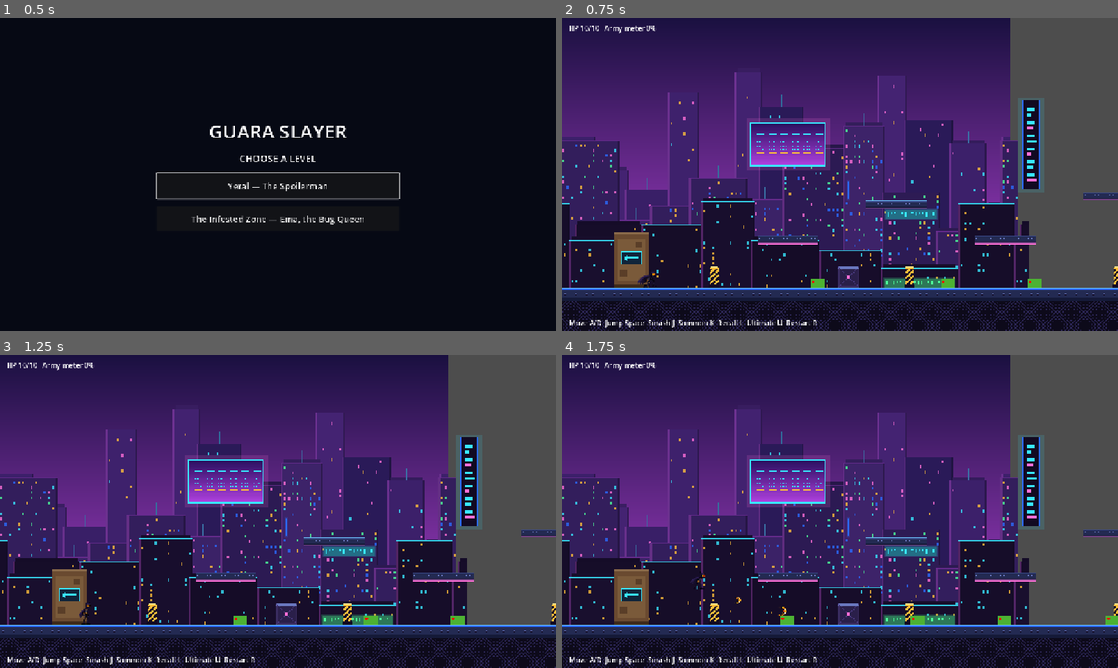
Above: before the commit, frames 1-4 (two rows, left to right).
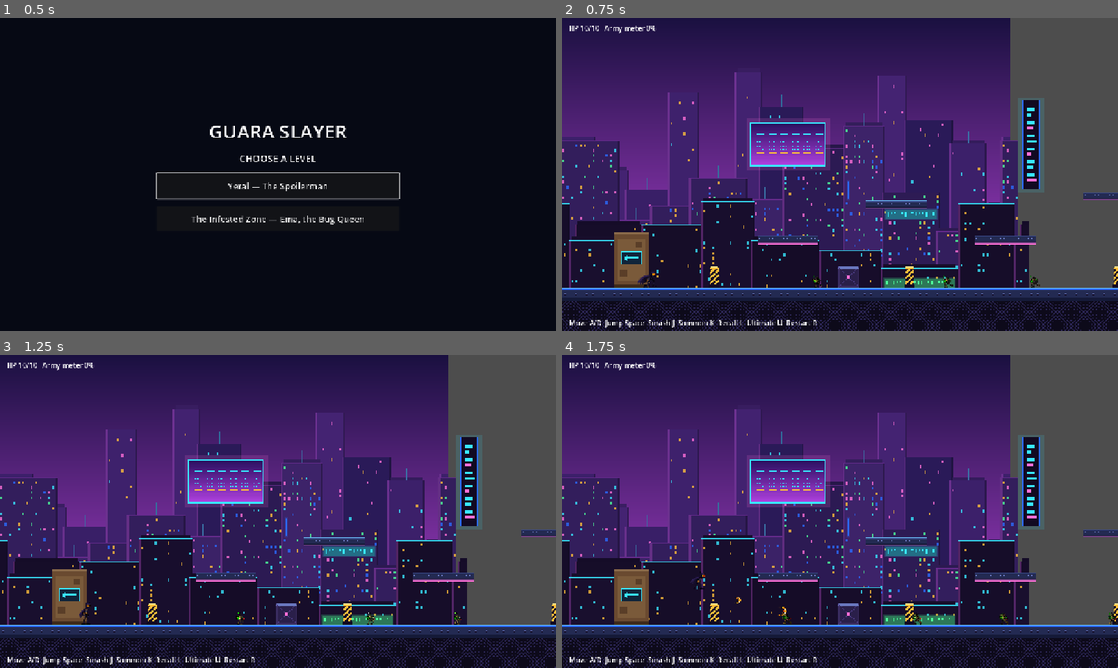
Above: after the commit, the same moments.

Repository: Ragnorus/GuaraGameJam2026
Game: Godot game, scene res://scenes/level_select.tscn
The game is run twice, just before and just after one commit, with the same random seed, the same clock (stepped at 60 frames per second) and the same inputs.
Inputs (mouse positions are in pixels of both pictures, inside the frame that each line leads up to):
- Up to frame 1 (0.5 s): no input
- Up to frame 2 (0.75 s): click "Yeral — The Spoilerman" at 0.5 s
- Up to frame 3 (1.25 s): no input
- Up to frame 4 (1.75 s): move the mouse to (962, 495) at 1.27 s; hold D (move_right) from 1.28 s (still down); hold J (shoot) from 1.28 s (still down); tap L (recall) at 1.35 s; click (962, 495) at 1.42 s; tap Space (jump) at 1.52 s

Frame 1 is identical in both runs. In frame 2, 0.2% of the frame differs, in the area x 44-87%, y 82-87%; in frame 3, 0.2%; in frame 4, 0.3%, in the area x 39-100%, y 82-87%.

Commit message:
chore: yeral minion
minion de yeral

Diff:
--- /dev/null
+++ b/assets/robot_frames.tres
@@ -0,0 +1,215 @@
+[gd_resource type="SpriteFrames" load_steps=29 format=3 uid="uid://dqnj37tikb8oh"]
+
+[ext_resource type="Texture2D" uid="uid://c45bxxw6qopje" path="res://assets/robot_atlas.png" id="1"]
+
+[sub_resource type="AtlasTexture" id="AtlasTexture_death_0"]
+atlas = ExtResource("1")
+region = Rect2(768, 512, 256, 256)
+
+[sub_resource type="AtlasTexture" id="AtlasTexture_death_1"]
+atlas = ExtResource("1")
+region = Rect2(1024, 512, 256, 256)
+
+[sub_resource type="AtlasTexture" id="AtlasTexture_death_2"]
+atlas = ExtResource("1")
+region = Rect2(1280, 512, 256, 256)
+
+[sub_resource type="AtlasTexture" id="AtlasTexture_death_3"]
+atlas = ExtResource("1")
+region = Rect2(1536, 512, 256, 256)
+
+[sub_resource type="AtlasTexture" id="AtlasTexture_death_4"]
+atlas = ExtResource("1")
+region = Rect2(1792, 512, 256, 256)
+
+[sub_resource type="AtlasTexture" id="AtlasTexture_death_5"]
+atlas = ExtResource("1")
+region = Rect2(0, 768, 256, 256)
+
+[sub_resource type="AtlasTexture" id="AtlasTexture_death_6"]
+atlas = ExtResource("1")
+region = Rect2(256, 768, 256, 256)
+
+[sub_resource type="AtlasTexture" id="AtlasTexture_death_7"]
+atlas = ExtResource("1")
+region = Rect2(512, 768, 256, 256)
+
+[sub_resource type="AtlasTexture" id="AtlasTexture_hurt_0"]
+atlas = ExtResource("1")
+region = Rect2(0, 512, 256, 256)
+
+[sub_resource type="AtlasTexture" id="AtlasTexture_hurt_1"]
+atlas = ExtResource("1")
+region = Rect2(256, 512, 256, 256)
+
+[sub_resource type="AtlasTexture" id="AtlasTexture_hurt_2"]
+atlas = ExtResource("1")
+region = Rect2(512, 512, 256, 256)
+
+[sub_resource type="AtlasTexture" id="AtlasTexture_idle_0"]
+atlas = ExtResource("1")
+region = Rect2(0, 0, 256, 256)
+
+[sub_resource type="AtlasTexture" id="AtlasTexture_idle_1"]
+atlas = ExtResource("1")
+region = Rect2(256, 0, 256, 256)
+
+[sub_resource type="AtlasTexture" id="AtlasTexture_idle_2"]
+atlas = ExtResource("1")
+region = Rect2(512, 0, 256, 256)
+
+[sub_resource type="AtlasTexture" id="AtlasTexture_idle_3"]
+atlas = ExtResource("1")
+region = Rect2(768, 0, 256, 256)
+
+[sub_resource type="AtlasTexture" id="AtlasTexture_idle_4"]
+atlas = ExtResource("1")
+region = Rect2(1024, 0, 256, 256)
+
+[sub_resource type="AtlasTexture" id="AtlasTexture_idle_5"]
+atlas = ExtResource("1")
+region = Rect2(1280, 0, 256, 256)
+
+[sub_resource type="AtlasTexture" id="AtlasTexture_idle_6"]
+atlas = ExtResource("1")
+region = Rect2(1536, 0, 256, 256)
+
+[sub_resource type="AtlasTexture" id="AtlasTexture_walk_0"]
+atlas = ExtResource("1")
+region = Rect2(1792, 0, 256, 256)
+
+[sub_resource type="AtlasTexture" id="AtlasTexture_walk_1"]
+atlas = ExtResource("1")
+region = Rect2(0, 256, 256, 256)
+
+[sub_resource type="AtlasTexture" id="AtlasTexture_walk_2"]
+atlas = ExtResource("1")
+region = Rect2(256, 256, 256, 256)
+
+[sub_resource type="AtlasTexture" id="AtlasTexture_walk_3"]
+atlas = ExtResource("1")
+region = Rect2(512, 256, 256, 256)
+
+[sub_resource type="AtlasTexture" id="AtlasTexture_walk_4"]
+atlas = ExtResource("1")
+region = Rect2(768, 256, 256, 256)
+
+[sub_resource type="AtlasTexture" id="AtlasTexture_walk_5"]
+atlas = ExtResource("1")
+region = Rect2(1024, 256, 256, 256)
+
+[sub_resource type="AtlasTexture" id="AtlasTexture_walk_6"]
+atlas = ExtResource("1")
+region = Rect2(1280, 256, 256, 256)
+
+[sub_resource type="AtlasTexture" id="AtlasTexture_walk_7"]
+atlas = ExtResource("1")
+region = Rect2(1536, 256, 256, 256)
+
+[sub_resource type="AtlasTexture" id="AtlasTexture_walk_8"]
+atlas = ExtResource("1")
+region = Rect2(1792, 256, 256, 256)
+
+[resource]
+animations = [{
+"frames": [{
+"duration": 1.0,
+"texture": SubResource("AtlasTexture_death_0")
+}, {
+"duration": 1.0,
+"texture": SubResource("AtlasTexture_death_1")
+}, {
+"duration": 1.0,
+"texture": SubResource("AtlasTexture_death_2")
+}, {
+"duration": 1.0,
+"texture": SubResource("AtlasTexture_death_3")
+}, {
+"duration": 1.0,
+"texture": SubResource("AtlasTexture_death_4")
+}, {
+"duration": 1.0,
+"texture": SubResource("AtlasTexture_death_5")
+}, {
+"duration": 1.0,
+"texture": SubResource("AtlasTexture_death_6")
+}, {
+"duration": 1.0,
+"texture": SubResource("AtlasTexture_death_7")
+}],
+"loop": false,
+"name": &"death",
+"speed": 12.0
+}, {
+"frames": [{
+"duration": 1.0,
+"texture": SubResource("AtlasTexture_hurt_0")
+}, {
+"duration": 1.0,
+"texture": SubResource("AtlasTexture_hurt_1")
+}, {
+"duration": 1.0,
+"texture": SubResource("AtlasTexture_hurt_2")
+}],
+"loop": false,
+"name": &"hurt",
+"speed": 15.0
+}, {
+"frames": [{
+"duration": 1.0,
+"texture": SubResource("AtlasTexture_idle_0")
+}, {
+"duration": 1.0,
+"texture": SubResource("AtlasTexture_idle_1")
+}, {
+"duration": 1.0,
+"texture": SubResource("AtlasTexture_idle_2")
+}, {
+"duration": 1.0,
+"texture": SubResource("AtlasTexture_idle_3")
+}, {
+"duration": 1.0,
+"texture": SubResource("AtlasTexture_idle_4")
+}, {
+"duration": 1.0,
+"texture": SubResource("AtlasTexture_idle_5")
+}, {
+"duration": 1.0,
+"texture": SubResource("AtlasTexture_idle_6")
+}],
+"loop": true,
+"name": &"idle",
+"speed": 6.0
+}, {
+"frames": [{
+"duration": 1.0,
+"texture": SubResource("AtlasTexture_walk_0")
+}, {
+"duration": 1.0,
+"texture": SubResource("AtlasTexture_walk_1")
+}, {
+"duration": 1.0,
+"texture": SubResource("AtlasTexture_walk_2")
+}, {
+"duration": 1.0,
+"texture": SubResource("AtlasTexture_walk_3")
+}, {
+"duration": 1.0,
+"texture": SubResource("AtlasTexture_walk_4")
+}, {
+"duration": 1.0,
+"texture": SubResource("AtlasTexture_walk_5")
+}, {
+"duration": 1.0,
+"texture": SubResource("AtlasTexture_walk_6")
+}, {
+"duration": 1.0,
+"texture": SubResource("AtlasTexture_walk_7")
+}, {
+"duration": 1.0,
+"texture": SubResource("AtlasTexture_walk_8")
+}],
+"loop": true,
+"name": &"walk",
+"speed": 12.0
+}]
--- a/scripts/main.gd
+++ b/scripts/main.gd
@@ -136,7 +136,7 @@
 	if ema_level:
 		bug_positions = [420.0, 660.0, 900.0, 1120.0, 1350.0, 1590.0, 1810.0, 1980.0]
 	for x in bug_positions:
-		var b := Bug.new()
+		var b: Bug = Bug.new() if ema_level else Robot.new()
 		b.position = Vector2(x, FLOOR_Y - 20)
 		b.target = player
 		add_child(b)
--- /dev/null
+++ b/scripts/robot.gd
@@ -0,0 +1,62 @@
+class_name Robot
+extends Bug
+
+const ROBOT_FRAMES := preload("res://assets/robot_frames.tres")
+
+var sprite: AnimatedSprite2D
+var dying := false
+
+func _ready() -> void:
+	super._ready()
+	sprite = AnimatedSprite2D.new()
+	sprite.sprite_frames = ROBOT_FRAMES
+	sprite.texture_filter = CanvasItem.TEXTURE_FILTER_NEAREST
+	sprite.scale = Vector2(0.16, 0.16)
+	sprite.centered = false
+	sprite.offset = Vector2(-128, -240)
+	sprite.position.y = 10.0
+	add_child(sprite)
+	sprite.animation_finished.connect(_on_animation_finished)
+	sprite.play(&"idle")
+
+func _physics_process(delta: float) -> void:
+	if dying:
+		return
+	super._physics_process(delta)
+	_update_locomotion()
+
+func _update_locomotion() -> void:
+	var moving := absf(get_position_delta().x) > 0.001
+	if moving:
+		sprite.flip_h = get_position_delta().x < 0.0
+	if sprite.animation != &"hurt":
+		sprite.play(&"walk" if moving else &"idle")
+
+func take_damage(amount: int) -> void:
+	if dying:
+		return
+	health -= amount
+	if health <= 0:
+		dying = true
+		remove_from_group("enemies")
+		set_physics_process(false)
+		velocity = Vector2.ZERO
+		collision_layer = 0
+		collision_mask = 0
+		for child in get_children():
+			if child is CollisionShape2D:
+				child.set_deferred("disabled", true)
+		sprite.play(&"death")
+	else:
+		sprite.stop()
+		sprite.play(&"hurt")
+
+func _on_animation_finished() -> void:
+	if dying:
+		queue_free()
+	elif sprite.animation == &"hurt":
+		sprite.play(&"idle")
+		_update_locomotion()
+
+func _draw() -> void:
+	pass
--- /dev/null
+++ b/tests/robot_actions.gd
@@ -0,0 +1,106 @@
+extends SceneTree
+
+# Run: Godot --headless --path . --fixed-fps 60 --script res://tests/robot_actions.gd
+func _initialize() -> void:
+	_run.call_deferred()
+
+func _frames(count: int) -> void:
+	for i in range(count):
+		await physics_frame
+		await process_frame
+
+func _run() -> void:
+	var stage := preload("res://scenes/main.tscn").instantiate()
+	root.add_child(stage)
+	var player := stage.get("player") as Player
+	var robot: Robot
+	for enemy in get_nodes_in_group("enemies"):
+		assert(enemy is Robot, "Every first-stage hostile mob must use robot art")
+		if robot == null:
+			robot = enemy as Robot
+		else:
+			enemy.queue_free()
+	player.set_physics_process(false)
+	player.collision_layer = 0
+	player.collision_mask = 0
+	robot.position = Vector2(780, stage.FLOOR_Y - 10)
+	robot.origin_x = robot.position.x
+	player.position = robot.position + Vector2(180, 0)
+	await _frames(12)
+	assert(robot.get_position_delta().x > 0.0 and not robot.sprite.flip_h)
+	assert(robot.sprite.animation == &"walk")
+	player.position = robot.position - Vector2(180, 0)
+	await _frames(12)
+	assert(robot.get_position_delta().x < 0.0 and robot.sprite.flip_h)
+	assert(robot.sprite.animation == &"walk")
+	var shape := robot.get_child(0) as CollisionShape2D
+	assert((shape.shape as RectangleShape2D).size == Vector2(32, 20))
+
+	var wall := StaticBody2D.new()
+	var wall_shape := CollisionShape2D.new()
+	var rectangle := RectangleShape2D.new()
+	rectangle.size = Vector2(10, 100)
+	wall_shape.shape = rectangle
+	wall.add_child(wall_shape)
+	wall.position = robot.position + Vector2(21, 0)
+	stage.add_child(wall)
+	player.position = robot.position + Vector2(150, 0)
+	await _frames(8)
+	assert(robot.sprite.animation == &"idle", "A robot pushing into a wall must idle rather than walk in place")
+	wall.queue_free()
+	await _frames(1)
+
+	player.invuln = 0.0
+	var player_health := player.health
+	player.position = robot.position
+	await _frames(1)
+	assert(player.health == player_health - 1, "Robot must retain Bug contact damage")
+	player.position = robot.position - Vector2(100, 0)
+	player.facing = 1
+	Input.action_press(&"shoot")
+	player.set_physics_process(true)
+	await _frames(1)
+	Input.action_release(&"shoot")
+	player.set_physics_process(false)
+	for i in range(20):
+		if robot.health < 3:
+			break
+		await _frames(1)
+	assert(robot.health == 2 and robot.sprite.animation == &"hurt", "A real player projectile must damage the robot and start hurt")
+	await _frames(3)
+	assert(robot.sprite.animation == &"hurt", "Locomotion must not interrupt hurt")
+	await _frames(16)
+	assert(robot.sprite.animation == &"walk" or robot.sprite.animation == &"idle", "Hurt must return to locomotion")
+
+	player._spawn_minion()
+	var shadow := player.minions[0] as Minion
+	shadow.position = robot.position
+	await _frames(1)
+	assert(robot.health == 1, "Existing summoned shadows must damage robots")
+	shadow.set_physics_process(false)
+	player.position = robot.position
+	player.invuln = 0.0
+	player_health = player.health
+	robot.take_damage(1)
+	assert(robot.dying and robot.sprite.animation == &"death")
+	assert(not robot.is_in_group("enemies") and shadow._nearest_enemy() == null, "A corpse must immediately stop being targetable")
+	assert(robot.collision_layer == 0 and robot.collision_mask == 0 and not robot.is_physics_processing())
+	robot.take_damage(99)
+	assert(robot.health == 0 and robot.sprite.frame == 0, "Repeated damage must neither change health nor restart death")
+	await _frames(2)
+	assert(is_instance_valid(robot) and shape.disabled and player.health == player_health, "Death must remove collision and contact damage while retaining the art")
+	await _frames(12)
+	assert(is_instance_valid(robot) and robot.sprite.animation == &"death", "Death art must remain until its animation finishes")
+	await _frames(40)
+	assert(not is_instance_valid(robot), "Death animation completion must despawn the robot")
+	stage.queue_free()
+	await _frames(1)
+
+	var ema_stage := preload("res://scenes/ema_level.tscn").instantiate()
+	root.add_child(ema_stage)
+	for enemy in get_nodes_in_group("enemies"):
+		assert(enemy is Bug and not enemy is Robot, "Ema's existing bugs must remain unchanged")
+	ema_stage.queue_free()
+	await _frames(1)
+	print("PASS: first-stage robots, locomotion/facing, blocked idle, contact/projectile/shadow damage, hurt recovery, corpse safety, death completion, Ema bugs")
+	quit()
Binary file added: assets/robot_atlas.png
Not shown, added: assets/robot_atlas.png.import
Not shown, added: scripts/robot.gd.uid
Not shown, added: tests/robot_actions.gd.uid
Not shown, changed: README.md
Not shown, added: assets/extract_robot.py
